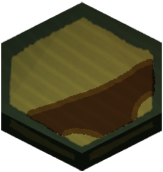
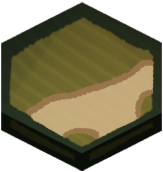
Comparing the layer stacks of the two 163 x 172 images. Changes:
pixels changed over [25, 58, 156, 140] (layer not identified)
